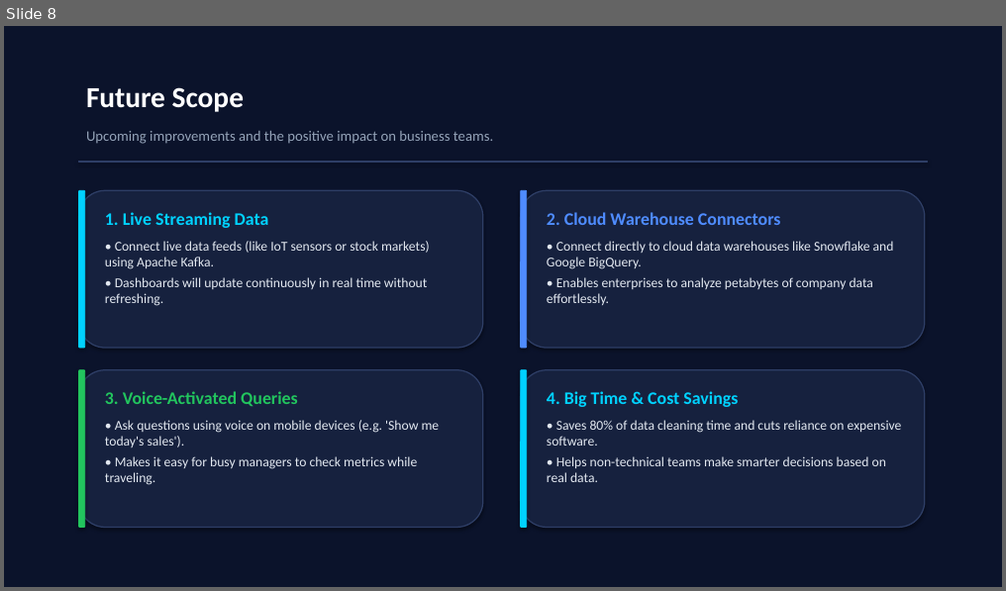
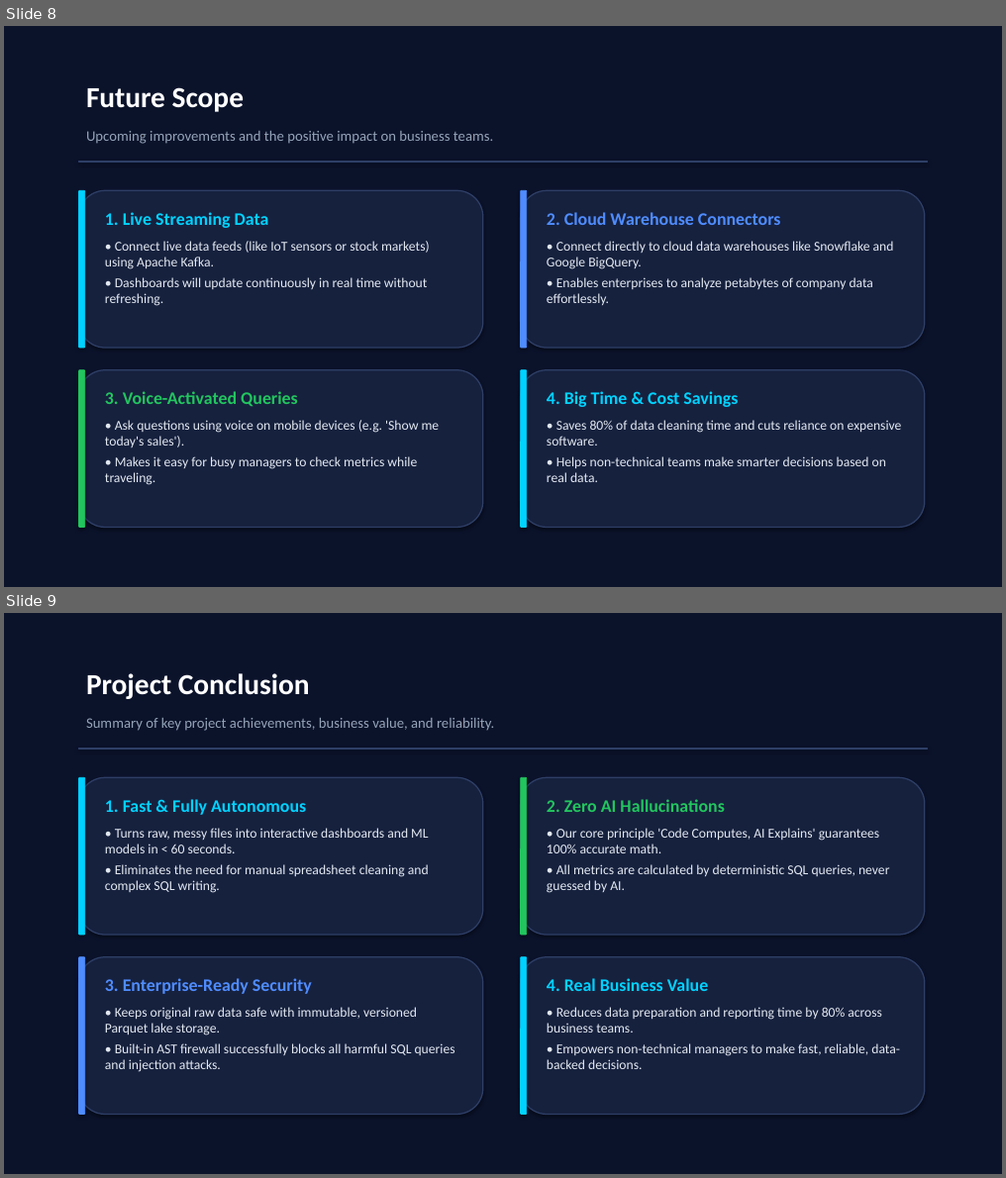
Before and after one commit to bommisettydattasaimanikanta/insightX-ai, a slide deck: InsightX_AI_Project_Presentation.pptx. Shown one above the other, each under a label of ours: slide 8 before the commit, slides 8 and 9 after it. The pictures are 1006x591 and 1006x1178 pixels, drawn with LibreOffice and Linux fonts; fonts in the diff are those of the drawing. Boxes give left, top, right and bottom in pixels: in the first picture for what was removed or moved away, otherwise in the second. Text is boxed around its words. In the diff, an @@ line names an element or a change of style, - is before the commit and + after.

Commit message:
docs: update presentation to 10 slides with dedicated Project Conclusion on slide 9 and clean Thank You on slide 10

```diff
--- a/InsightX_AI_Project_Presentation.pptx
+++ b/InsightX_AI_Project_Presentation.pptx
@@ slide 9 added at [4,613,1002,1174], background #FFFFFF @@
@@ rectangle added at [4,613,1002,1174], fill #0B132B, outline #0B132B 0.75 pt @@
@@ text added at [86,673,310,699], 28 pt, text #FFFFFF, bold @@
+Project Conclusion
@@ text added at [86,718,494,731], 14 pt, text #94A3B8 @@
+Summary of key project achievements, business value, and reliability.
@@ rectangle added at [79,748,927,750], fill #2E3E66, outline #2E3E66 0.75 pt @@
@@ rounded rectangle added at [79,777,483,935], fill #16213E, outline #2E3E66 1.2 pt @@
@@ rounded rectangle added at [79,777,85,935], fill #00D2FF, outline #00D2FF 0.75 pt @@
@@ rounded rectangle added at [521,777,925,935], fill #16213E, outline #2E3E66 1.2 pt @@
@@ rounded rectangle added at [521,777,527,935], fill #22C55E, outline #22C55E 0.75 pt @@
@@ text added at [105,799,429,893], 13 pt, text #E2E8F0 @@
+1. Fast & Fully Autonomous
+• Turns raw, messy files into interactive dashboards and ML models in < 60 seconds.
+• Eliminates the need for manual spreadsheet cleaning and complex SQL writing.
@@ text added at [547,799,889,893], 13 pt, text #E2E8F0 @@
+2. Zero AI Hallucinations
+• Our core principle 'Code Computes, AI Explains' guarantees 100% accurate math.
+• All metrics are calculated by deterministic SQL queries, never guessed by AI.
@@ rounded rectangle added at [79,958,483,1115], fill #16213E, outline #2E3E66 1.2 pt @@
@@ rounded rectangle added at [79,958,85,1115], fill #4F8CFF, outline #4F8CFF 0.75 pt @@
@@ rounded rectangle added at [521,958,925,1115], fill #16213E, outline #2E3E66 1.2 pt @@
@@ rounded rectangle added at [521,958,527,1115], fill #00D2FF, outline #00D2FF 0.75 pt @@
@@ text added at [105,978,455,1072], 13 pt, text #E2E8F0 @@
+3. Enterprise-Ready Security
+• Keeps original raw data safe with immutable, versioned Parquet lake storage.
+• Built-in AST firewall successfully blocks all harmful SQL queries and injection attacks.
@@ text added at [547,978,900,1069], 13 pt, text #E2E8F0 @@
+4. Real Business Value
+• Reduces data preparation and reporting time by 80% across business teams.
+• Empowers non-technical managers to make fast, reliable, data-backed decisions.
```
Also in this commit, not shown: 1 other slide added, 1 slide removed, 2 other files.
